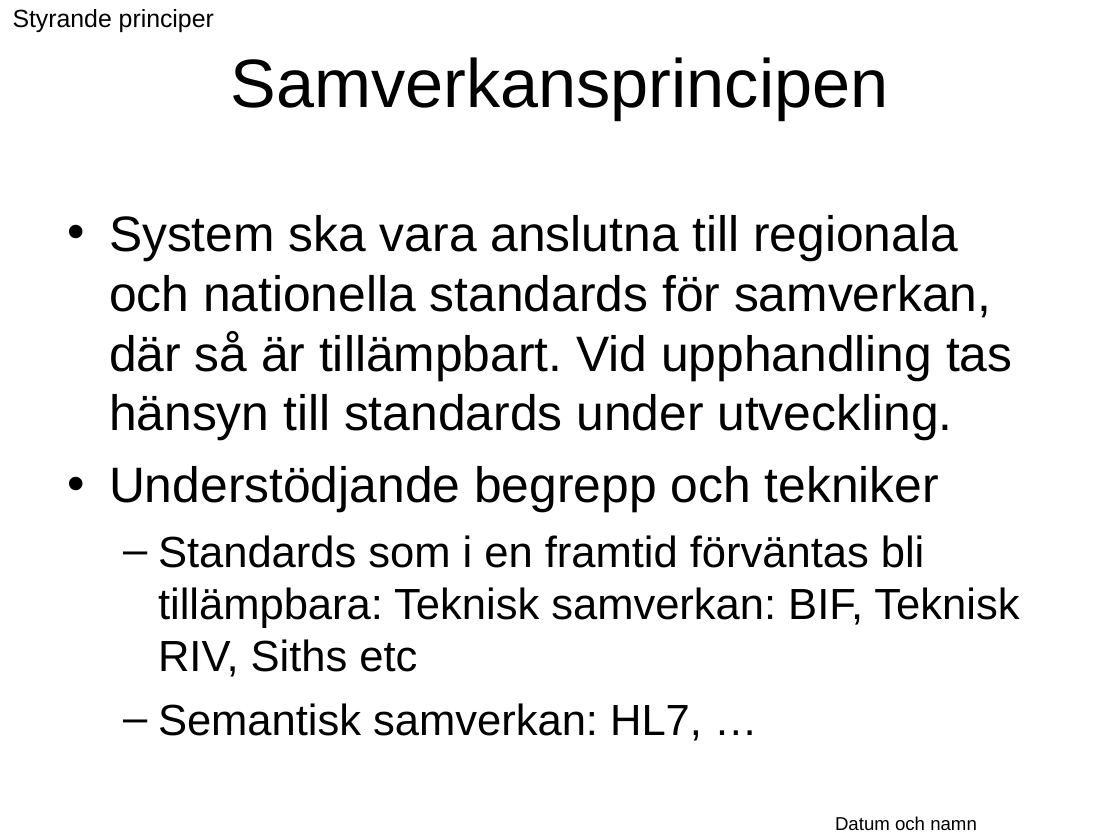
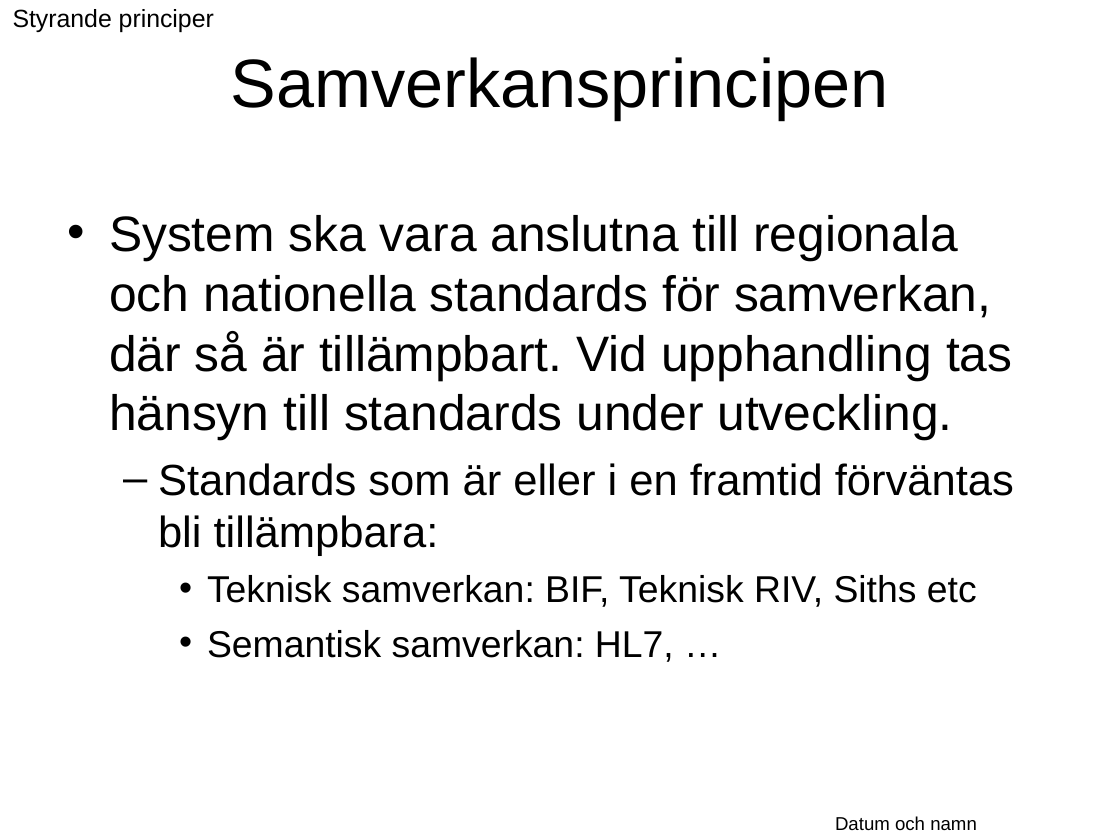
Before and after one commit to Vastra-Gotalandsregionen/oppna-program-hsatools, a slide deck: slide 26 of reference-architecture/Introduktion/Referensarkitektur_oversikt.ppt. Drawn at 1120x840 pixels with LibreOffice and Linux fonts; fonts in the diff are those of the drawing; background and template pictures are left out. Boxes give left, top, right and bottom in pixels: in the first picture for what was removed or moved away, otherwise in the second. Text is boxed around its words. In the diff, an @@ line names an element or a change of style, - is before the commit and + after.

```diff
--- a/reference-architecture/Introduktion/Referensarkitektur_oversikt.ppt
+++ b/reference-architecture/Introduktion/Referensarkitektur_oversikt.ppt
@@ text at bbox=[158, 463, 1014, 607]: text changed @@
-• Understödjande begrepp och tekniker
-  – Standards som i en framtid förväntas bli tillämpbara: Teknisk samverkan: BIF, Teknisk RIV, Siths etc
+  – Standards som är eller i en framtid förväntas bli tillämpbara:
+    • Teknisk samverkan: BIF, Teknisk RIV, Siths etc
@@ text at bbox=[207, 630, 674, 662]: size 28 to 24 pt in "Semantisk samverkan: HL7, …"; bullet – to •; list level 2 to 3 in "Semantisk samverkan: HL7, …" @@
```
Also in this commit, not shown: 4 other slides changed, 1 other file.
